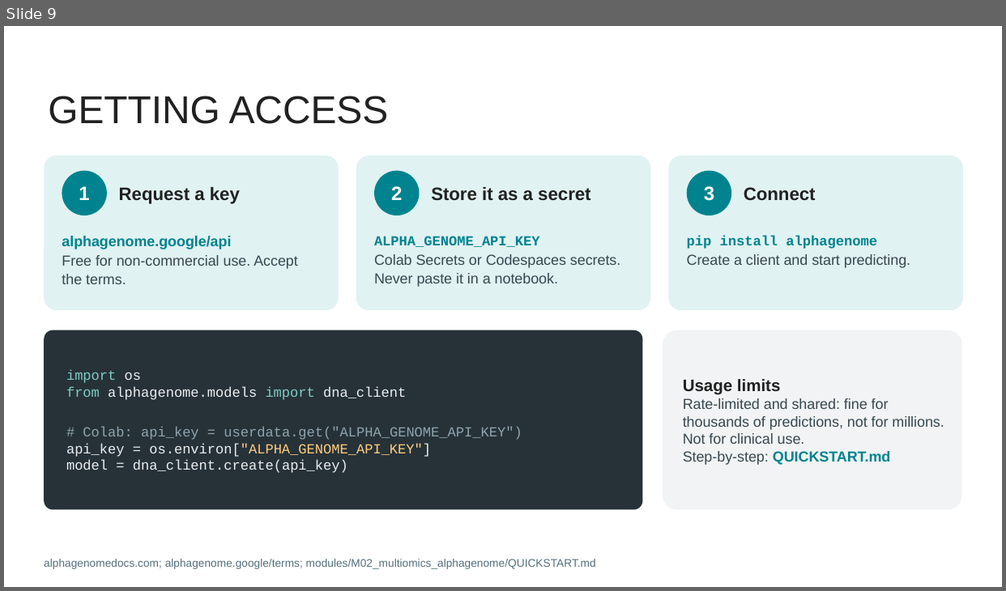
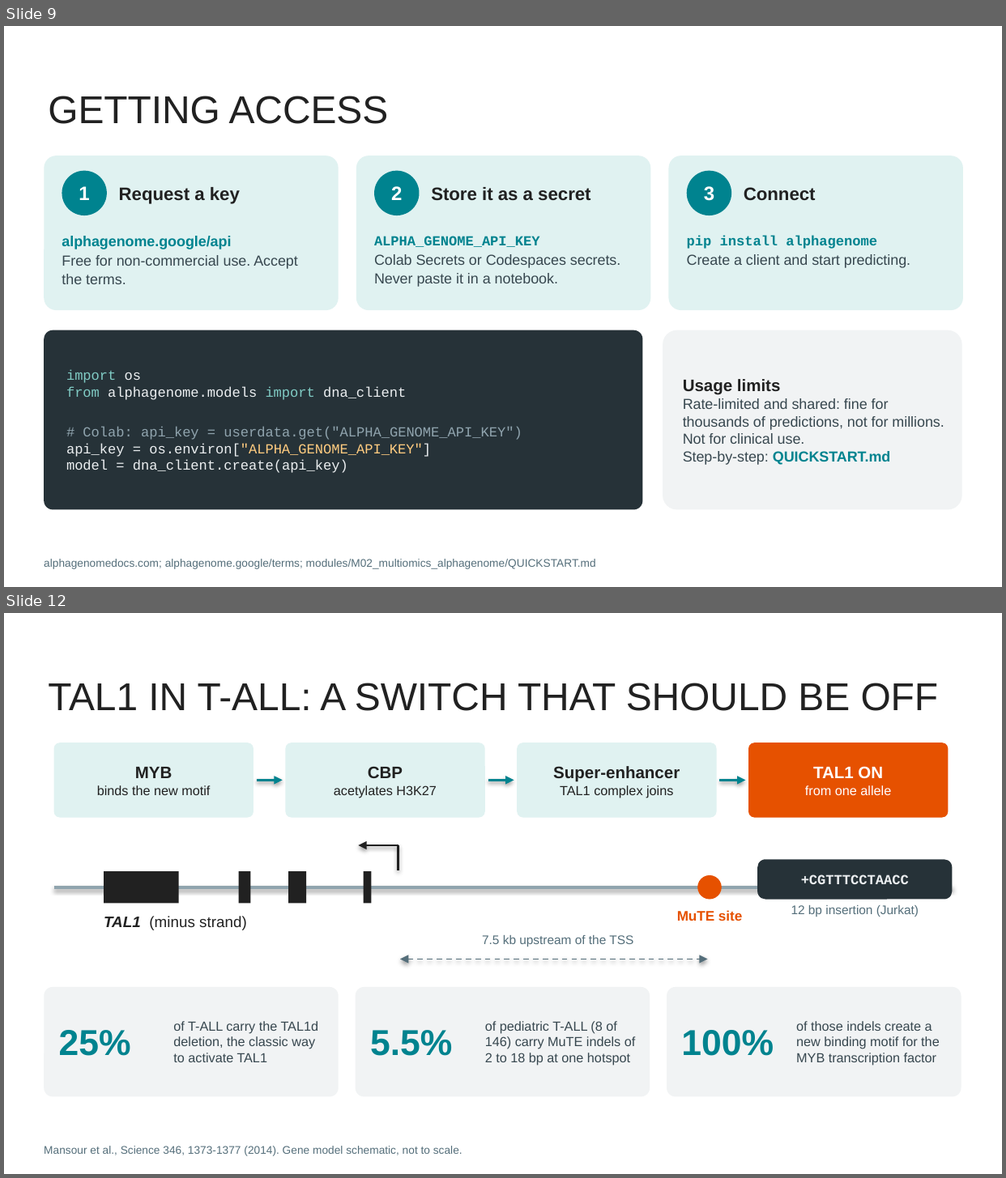
Before and after one commit to BigMindLab/Tutorial_IA_ISCB-LATAM_2026, a slide deck: slides/Workshop-ISCB_M02.pptx. Shown one above the other, each under a label of ours: slide 9 before the commit, slides 9 and 12 after it; the slides between them are not shown. The pictures are 1006x591 and 1006x1178 pixels, drawn with LibreOffice and Linux fonts; fonts in the diff are those of the drawing. Boxes give left, top, right and bottom in pixels: in the first picture for what was removed or moved away, otherwise in the second. Text is boxed around its words. In the diff, an @@ line names an element or a change of style, - is before the commit and + after.

```diff
--- a/slides/Workshop-ISCB_M02.pptx
+++ b/slides/Workshop-ISCB_M02.pptx
@@ slide 12 added at (4, 613, 1002, 1174), background #FFFFFF @@
@@ title added at (48, 683, 939, 711), 28 pt, text #212121 @@
+TAL1 IN T-ALL: A SWITCH THAT SHOULD BE OFF
@@ rounded rectangle added at (54, 743, 253, 818), fill #E0F2F1, 9.5 pt, text #212121 @@
+MYB
+binds the new motif
@@ rounded rectangle added at (285, 743, 485, 818), fill #E0F2F1, 9.5 pt, text #212121 @@
+CBP
+acetylates H3K27
@@ rounded rectangle added at (517, 743, 717, 818), fill #E0F2F1, 9.5 pt, text #212121 @@
+Super-enhancer
+TAL1 complex joins
@@ rounded rectangle added at (748, 743, 948, 818), fill #E65100, 9.5 pt, text #FFFFFF @@
+TAL1 ON
+from one allele
@@ arrow added from (257, 781) to (283, 781), #00838F 2 pt @@
@@ arrow added from (488, 781) to (514, 781), #00838F 2 pt @@
@@ arrow added from (719, 781) to (745, 781), #00838F 2 pt @@
@@ arrow added from (398, 845) to (358, 845), #212121 1.5 pt @@
@@ line added from (398, 845) to (398, 871), #212121 1.5 pt @@
@@ rectangle added at (104, 871, 179, 904), fill #212121 @@
@@ rectangle added at (239, 871, 250, 904), fill #212121 @@
@@ rectangle added at (288, 871, 306, 904), fill #212121 @@
@@ rectangle added at (364, 871, 371, 904), fill #212121 @@
@@ ellipse added at (697, 875, 722, 900), fill #E65100 @@
@@ rounded rectangle added at (757, 859, 952, 900), fill #263238, 10 pt, text #ECEFF1, bold @@
++CGTTTCCTAACC
@@ line added from (54, 888) to (952, 888), #90A4AE 2 pt @@
@@ text added at (104, 916, 247, 931), 11 pt, text #212121 @@
+TAL1 (minus strand)
@@ text added at (677, 910, 742, 921), 10 pt, text #E65100, bold @@
+MuTE site
@@ text added at (791, 905, 918, 917), 9 pt, text #546E7A @@
+12 bp insertion (Jurkat)
@@ text added at (482, 935, 633, 947), 9 pt, text #546E7A @@
+7.5 kb upstream of the TSS
@@ double arrow added from (400, 960) to (708, 960), #546E7A 1 pt dashed @@
@@ rounded rectangle added at (44, 987, 339, 1097), fill #F1F3F4 @@
@@ rounded rectangle added at (356, 987, 650, 1097), fill #F1F3F4 @@
@@ rounded rectangle added at (667, 987, 961, 1097), fill #F1F3F4 @@
@@ text added at (173, 1021, 319, 1063), 9.5 pt, text #37474F @@
+of T-ALL carry the TAL1d deletion, the classic way to activate TAL1
@@ text added at (485, 1021, 636, 1065), 9.5 pt, text #37474F @@
+of pediatric T-ALL (8 of 146) carry MuTE indels of 2 to 18 bp at one hotspot
@@ text added at (796, 1021, 940, 1065), 9.5 pt, text #37474F @@
+of those indels create a new binding motif for the MYB transcription factor
@@ text added at (59, 1030, 131, 1056), 26 pt, text #00838F, bold @@
+25%
@@ text added at (370, 1030, 452, 1056), 26 pt, text #00838F, bold @@
+5.5%
@@ text added at (681, 1030, 774, 1056), 26 pt, text #00838F, bold @@
+100%
@@ text added at (44, 1146, 462, 1157), 8 pt, text #546E7A @@
+Mansour et al., Science 346, 1373-1377 (2014). Gene model schematic, not to scale.
```
Also in this commit, not shown: 7 other slides added.
